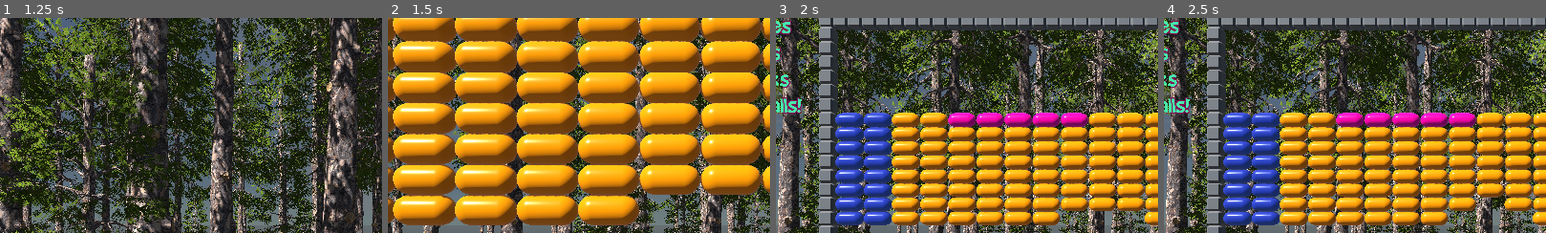
Above: before the commit, frames 1-4 (left to right).
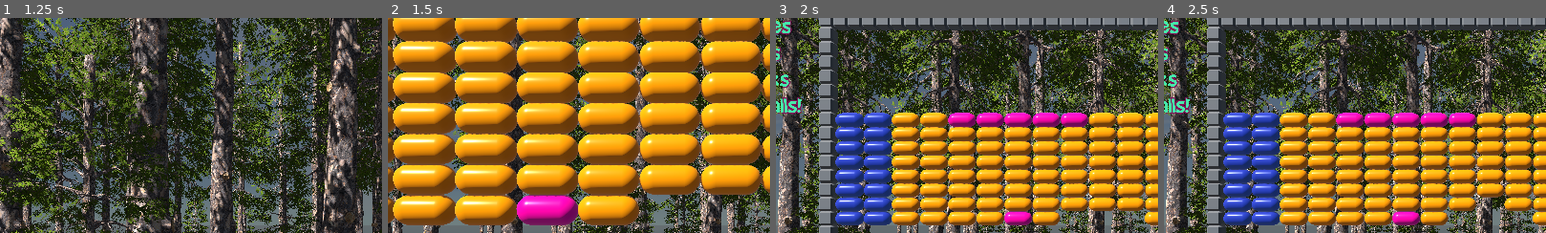
Above: after the commit, the same moments.

Repository: Chaduke/paddles_balls_blocks_walls
Game: Godot game, scene res://scenes/main.tscn
Same seed, same stepped clock (60 frames per second), same inputs: the game is played once before the commit and once after it.
Inputs (mouse positions are % of the whole screen's width and height, from its top left):
- Up to frame 1 (1.25 s): move the mouse to (55, 50) at 0.52 s; right-click (55, 50) at 0.6 s
- Up to frame 2 (1.5 s): move the mouse to (45, 50) at 1.27 s; click (45, 50) at 1.35 s
- Up to frame 3 (2 s): no input
- Up to frame 4 (2.5 s): tap Enter at 2 s; move the mouse to (52, 48) at 2.02 s; right-click (52, 48) at 2.1 s
The pictures show only the part of the screen within x 9-59%, y 2-52%; the shares and areas given below are measured in that part.

Frame 1 is identical in both runs. In frame 2, 2.0% of the frame differs, in the area x 33-50%, y 82-97%; in frame 3, 0.4%; in frame 4, 0.4%.

Commit message:
More work on pickup items

Diff:
--- a/scenes/ball.tscn
+++ b/scenes/ball.tscn
@@ -14,6 +14,7 @@
 radius = 0.552936
 
 [node name="ball" type="RigidBody3D"]
+collision_mask = 3
 axis_lock_linear_z = true
 physics_material_override = SubResource("PhysicsMaterial_rf2yo")
 gravity_scale = 3.0
--- a/scenes/blocks_0.tscn
+++ b/scenes/blocks_0.tscn
@@ -4,7 +4,7 @@
 [ext_resource type="PackedScene" uid="uid://bo14ca75e1vsq" path="res://scenes/block_blue.tscn" id="2_qvhci"]
 [ext_resource type="PackedScene" uid="uid://caad1bitssj3a" path="res://scenes/block_pink.tscn" id="3_46yvw"]
 
-[node name="blocks0" type="Node3D"]
+[node name="blocks_0" type="Node3D"]
 
 [node name="block" parent="." instance=ExtResource("1_3urk2")]
 transform = Transform3D(1, 0, 0, 0, 1, 0, 0, 0, 1, 5.5, 22.5, 0)
@@ -234,9 +234,6 @@
 [node name="block81" parent="." instance=ExtResource("1_3urk2")]
 transform = Transform3D(1, 0, 0, 0, 1, 0, 0, 0, 1, 11.5, 15.5, 0)
 
-[node name="block82" parent="." instance=ExtResource("1_3urk2")]
-transform = Transform3D(1, 0, 0, 0, 1, 0, 0, 0, 1, 13.5, 15.5, 0)
-
 [node name="block83" parent="." instance=ExtResource("1_3urk2")]
 transform = Transform3D(1, 0, 0, 0, 1, 0, 0, 0, 1, 15.5, 15.5, 0)
 
@@ -336,6 +333,9 @@
 [node name="block5" parent="." instance=ExtResource("3_46yvw")]
 transform = Transform3D(1, 0, 0, 0, 1, 0, 0, 0, 1, 13.5, 22.5, 0)
 
+[node name="block82" parent="." instance=ExtResource("3_46yvw")]
+transform = Transform3D(1, 0, 0, 0, 1, 0, 0, 0, 1, 13.5, 15.5, 0)
+
 [node name="block6" parent="." instance=ExtResource("3_46yvw")]
 transform = Transform3D(1, 0, 0, 0, 1, 0, 0, 0, 1, 15.5, 22.5, 0)
 
--- a/scenes/paddle.tscn
+++ b/scenes/paddle.tscn
@@ -7,6 +7,7 @@
 size = Vector3(8, 1, 1)
 
 [node name="paddle" type="CharacterBody3D"]
+collision_layer = 2
 script = ExtResource("1_fl6gt")
 
 [node name="paddle_8m" parent="." instance=ExtResource("1_u4tox")]
--- a/scenes/pickup_item.tscn
+++ b/scenes/pickup_item.tscn
@@ -1,15 +1,24 @@
-[gd_scene load_steps=4 format=3 uid="uid://c8i11mfr84cg7"]
+[gd_scene load_steps=5 format=3 uid="uid://c8i11mfr84cg7"]
 
 [ext_resource type="PackedScene" uid="uid://ddr0svip01mdr" path="res://assets/models/grower.glb" id="1_eibgq"]
 [ext_resource type="Script" path="res://scripts/pickup_item.gd" id="1_t3jms"]
+[ext_resource type="FontFile" uid="uid://y2fv3f1jprtd" path="res://assets/fonts/bb.ttf" id="3_l8ywv"]
 
 [sub_resource type="BoxShape3D" id="BoxShape3D_wdw47"]
 size = Vector3(2, 1, 1)
 
 [node name="pickup_item" type="CharacterBody3D"]
+collision_mask = 2
 script = ExtResource("1_t3jms")
 
 [node name="CollisionShape3D" type="CollisionShape3D" parent="."]
 shape = SubResource("BoxShape3D_wdw47")
 
-[node name="grower2" parent="." instance=ExtResource("1_eibgq")]
+[node name="Grower" parent="." instance=ExtResource("1_eibgq")]
+
+[node name="pickup_timer" type="Label3D" parent="."]
+transform = Transform3D(1, 0, 0, 0, 1, 0, 0, 0, 1, 0, -0.809, 0)
+visible = false
+text = "0"
+font = ExtResource("3_l8ywv")
+font_size = 200
--- a/scenes/stage.tscn
+++ b/scenes/stage.tscn
@@ -78,4 +78,4 @@
 
 [node name="forest" parent="." instance=ExtResource("8_y451n")]
 
-[node name="blocks0" parent="." instance=ExtResource("6_v1r2o")]
+[node name="blocks_0" parent="." instance=ExtResource("6_v1r2o")]
--- a/scripts/main.gd
+++ b/scripts/main.gd
@@ -7,11 +7,13 @@
 @onready var camera = $Camera3D
 var blocks
 var time_label
+var stage_number = 0
 
 # Called when the node enters the scene tree for the first time.
 func _ready():
 	Input.set_mouse_mode(Input.MOUSE_MODE_CAPTURED)
-	blocks = stage.get_node("blocks0")
+	var blocks_node = "blocks_" + str(stage_number)
+	blocks = stage.get_node(blocks_node)
 	time_label = stage.get_node("time_label")
 
 # Called every frame. 'delta' is the elapsed time since the previous frame.
--- a/scripts/pickup_item.gd
+++ b/scripts/pickup_item.gd
@@ -1,35 +1,52 @@
 extends CharacterBody3D
 @export var item_type: String = "Random"
-@onready var paddle = $paddle
+@onready var collision_shape_3d = $CollisionShape3D
+@onready var pickup_timer = $pickup_timer
 
 var state
 var start_position
+var elapsed_time = 0.0
+var timer = 10
 
 func _ready():
 	state = 0
 	start_position = position
 
-func _process(_delta):
+func _process(delta):
 	if state == 0:
 		move_up()
 	elif state == 1:
 		move_down()
-		check_paddle()
+	elif state == 2:
+		move_right()
 	else:
-		move_right()
+		elapsed_time+=delta
+		var secs = int(elapsed_time) % 60
+		pickup_timer.text = str(timer - secs)
+		if secs == timer:
+			queue_free()
 
 func move_up():
 	if position.y < start_position.y + 2:
 		position.y += 0.1
 	else:
 		state = 1
+
 func move_down():
 	if position.y > 0:
-		position.y -= 0.1
+		var collision = move_and_collide(Vector3(0,-0.1,0))
+		if collision:
+			collision_shape_3d.disabled = true
+			state = 2
+			if item_type == "Grower":
+				# change the paddle size if possible
+				pass
 	else:
 		queue_free()
+
 func move_right():
-	if position.x < 32:
-		position.x += 0.1
-func check_paddle():
-	pass
+	if position.x < 15:
+		position.x += 0.3
+	else:
+		state = 3
+		pickup_timer.visible = true
